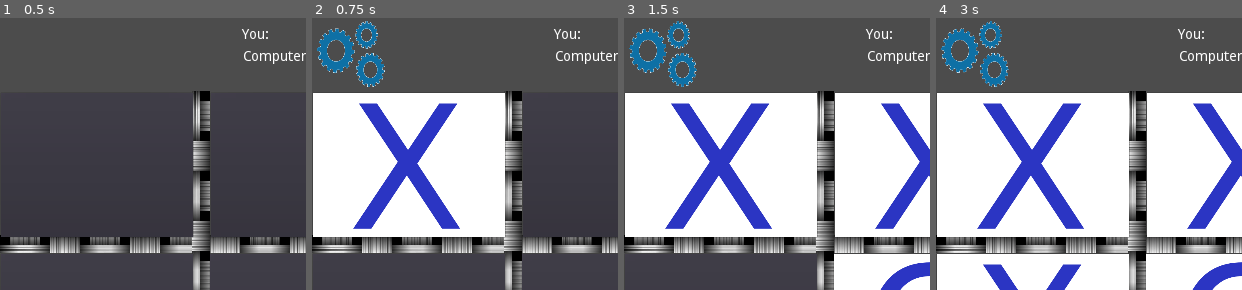
Above: before the commit, frames 1-4 (left to right).
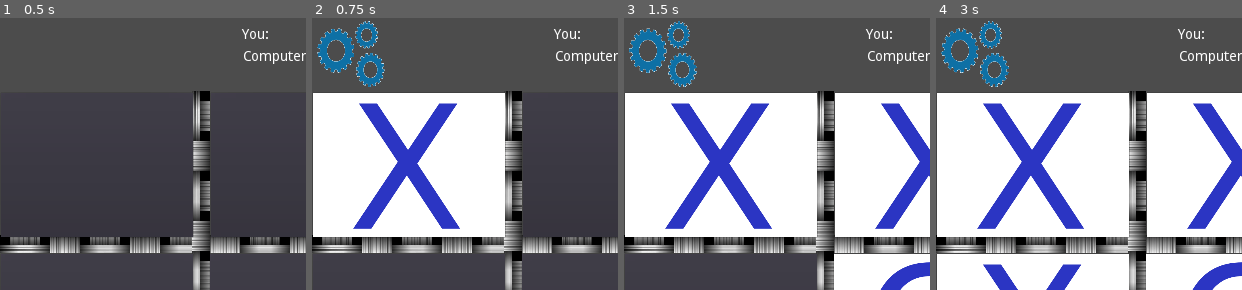
Above: after the commit, the same moments.

Repository: richardeigenmann/Godot-TicTacToe
Game: Godot game, scene res://Board.tscn
Same seed, same stepped clock (60 frames per second), same inputs: the game is played once before the commit and once after it.
Inputs (mouse positions are % of the whole screen's width and height, from its top left):
- Up to frame 1 (0.5 s): no input
- Up to frame 2 (0.75 s): click (16, 27) at 0.5 s
- Up to frame 3 (1.5 s): click (50, 27) at 1.25 s
- Up to frame 4 (3 s): click (84, 27) at 2 s; click (16, 57) at 2.75 s
The pictures show only the part of the screen within x 0-50%, y 0-50%; the shares and areas given below are measured in that part.

Frame 1 is identical in both runs. In frame 2, 0.8% of the frame differs, in the area x 1-24%, y 1-26%; in frame 3, 0.9%; in frame 4, 0.8%.

Commit message:
Separate Algo to independant nodes

Diff:
--- a/Board.gd
+++ b/Board.gd
@@ -5,7 +5,6 @@
 var humanPlayersTurn = true
 var playerState = X
 var computerState = O
-var emptyState = EMPTY
 var moves
 var tiles
 var humanWins = 0
@@ -55,18 +54,9 @@
 
 # Logic taken from Wikipedia: https://en.wikipedia.org/wiki/Tic-tac-toe
 func computerTurn():
-	if ! computerCanWin():
-		if ! computerMustBlock():
-			if ! computerTakesCenter():
-				if ! computerTakesEmptySide():
-					if ! computerTakesEmptyCorner():
-						if ! computerCreatesFork():
-							if ! computerMustBlockOpponentsFork():
-								if !computerTakesEmptySide():
-									! computerTakesOppositeCorner()
-
+	$WikipediaAlgo.playMove( computerState, playerState )
+	#$RandomAlgo.playMove( computerState )
 	moves += 1
-
 
 	if isWinner(computerState):
 		$WinnerLabel.text = "Computer\nwins!"
@@ -94,376 +84,51 @@
 		return true
 	return false
 
-func computerCanWin():
-	for row in range(3):
-		var tile = canWinRow( computerState, row )
-		if tile != null:
-			tile.setState( computerState )
-			print ("Rule 1: Win")
-			return true
-	for col in range(3):
-		var tile = canWinCol( computerState, col )
-		if tile != null:
-			tile.setState( computerState )
-			print ("Rule 1: Win")
-			return true
-	var tile = canWinDiagonal( computerState )
-	if tile != null:
-		tile.setState( computerState )
-		print ("Rule 1: Win")
-		return true
-	return false
+
 
 # Tests the row for the supplied player and returns the winning tile
-# @param testState The enum for X or O who would win the row
+# @param player The enum for X or O who would win the row
 # @param row the row [0..1] that should be tested
 # @return the winning tile, null if no win is possible
-func canWinRow( testState, row ):
-	if tiles[row*3].state == testState && tiles[row*3+1].state == testState && tiles[row*3+2].state == EMPTY:
+func canWinRow( player, row ):
+	if tiles[row*3].state == player && tiles[row*3+1].state == player && tiles[row*3+2].state == EMPTY:
 		return tiles[row*3+2]
-	elif tiles[row*3].state == testState && tiles[row*3+1].state == EMPTY && tiles[row*3+2].state == testState:
+	elif tiles[row*3].state == player && tiles[row*3+1].state == EMPTY && tiles[row*3+2].state == player:
 		return tiles[row*3+1]
-	elif tiles[row*3].state == EMPTY && tiles[row*3+1].state == testState && tiles[row*3+2].state == testState:
+	elif tiles[row*3].state == EMPTY && tiles[row*3+1].state == player && tiles[row*3+2].state == player:
 		return tiles[row*3]
 	return null
 
 # Tests the column for the supplied player and returns the winning tile
-# @param testState The enum for X or O who would win the column
+# @param player The enum for X or O who would win the column
 # @param col the col [0..1] that should be tested
 # @return the winning tile, null if no win is possible
-func canWinCol( testState, col ):
-	if tiles[col].state == testState && tiles[col+3].state == testState && tiles[col+6].state == EMPTY:
-		#tiles[col+6].setState(testState)
+func canWinCol( player, col ):
+	if tiles[col].state == player && tiles[col+3].state == player && tiles[col+6].state == EMPTY:
 		return tiles[col+6]
-	elif tiles[col].state == testState && tiles[col+3].state == EMPTY && tiles[col+6].state == testState:
-		#tiles[col+3].setState(testState)
+	elif tiles[col].state == player && tiles[col+3].state == EMPTY && tiles[col+6].state == player:
 		return tiles[col+3]
-	elif tiles[col].state == EMPTY && tiles[col+3].state == testState && tiles[col+6].state == testState:
-		#tiles[col].setState(testState)
+	elif tiles[col].state == EMPTY && tiles[col+3].state == player && tiles[col+6].state == player:
 		return tiles[col]
 	return null
 
 # Tests the diagonal for the supplied player and returns the winning tile
-# @param testState The enum for X or O who would win the diagonal
+# @param player The enum for X or O who would win the diagonal
 # @return the winning tile, null if no win is possible
-func canWinDiagonal( testState ):
-	if tiles[0].state == testState && tiles[4].state == testState && tiles[8].state == EMPTY:
-		#tiles[8].setState(testState)
+func canWinDiagonal( player ):
+	if tiles[0].state == player && tiles[4].state == player && tiles[8].state == EMPTY:
 		return tiles[8]
-	elif tiles[0].state == testState && tiles[4].state == EMPTY && tiles[8].state == testState:
-		#tiles[4].setState(testState)
+	elif tiles[0].state == player && tiles[4].state == EMPTY && tiles[8].state == player:
 		return tiles[4]
-	elif tiles[0].state == EMPTY && tiles[4].state == testState && tiles[8].state == testState:
-		#tiles[0].setState(testState)
+	elif tiles[0].state == EMPTY && tiles[4].state == player && tiles[8].state == player:
 		return tiles[0]
-	if tiles[2].state == testState && tiles[4].state == testState && tiles[6].state == EMPTY:
-		#tiles[6].setState(testState)
+	if tiles[2].state == player && tiles[4].state == player && tiles[6].state == EMPTY:
 		return tiles[6]
-	elif tiles[2].state == testState && tiles[4].state == EMPTY && tiles[6].state == testState:
-		#tiles[4].setState(testState)
+	elif tiles[2].state == player && tiles[4].state == EMPTY && tiles[6].state == player:
 		return tiles[4]
-	elif tiles[2].state == EMPTY && tiles[4].state == testState && tiles[6].state == testState:
-		#tiles[2].setState(testState)
+	elif tiles[2].state == EMPTY && tiles[4].state == player && tiles[6].state == player:
 		return tiles[2]
 	return null
-
-func computerMustBlock():
-	for row in range(3):
-		if computerMustBlockRow( row ):
-			print ("Rule 2: Block opponent")
-			return true
-	for col in range(3):
-		if computerMustBlockCol( col ):
-			print ("Rule 2: Block opponent")
-			return true
-	return computerMustBlockDiagonals()
-
-func computerMustBlockRow( row ):
-	if tiles[row*3].state == playerState && tiles[row*3+1].state == playerState && tiles[row*3+2].state == EMPTY:
-		tiles[row*3+2].setState(computerState)
-		return true
-	elif tiles[row*3].state == playerState && tiles[row*3+1].state == EMPTY && tiles[row*3+2].state == playerState:
-		tiles[row*3+1].setState(computerState)
-		return true
-	elif tiles[row*3].state == EMPTY && tiles[row*3+1].state == playerState && tiles[row*3+2].state == playerState:
-		tiles[row*3].setState(computerState)
-		return true
-	return false
-
-func computerMustBlockCol( col ):
-	if tiles[col].state == playerState && tiles[col+3].state == playerState && tiles[col+6].state == EMPTY:
-		tiles[col+6].setState(computerState)
-		return true
-	elif tiles[col].state == playerState && tiles[col+3].state == EMPTY && tiles[col+6].state == playerState:
-		tiles[col+3].setState(computerState)
-		return true
-	elif tiles[col].state == EMPTY && tiles[col+3].state == playerState && tiles[col+6].state == playerState:
-		tiles[col].setState(computerState)
-		return true
-
-func computerMustBlockDiagonals():
-	if tiles[0].state == playerState && tiles[4].state == playerState && tiles[8].state == EMPTY:
-		tiles[8].setState(computerState)
-		print ("Rule 2: Block opponent")
-		return true
-	elif tiles[0].state == playerState && tiles[4].state == EMPTY && tiles[8].state == playerState:
-		tiles[4].setState(computerState)
-		print ("Rule 2: Block opponent")
-		return true
-	elif tiles[0].state == EMPTY && tiles[4].state == playerState && tiles[8].state == playerState:
-		tiles[0].setState(computerState)
-		print ("Rule 2: Block opponent")
-		return true
-	if tiles[2].state == playerState && tiles[4].state == playerState && tiles[6].state == EMPTY:
-		tiles[6].setState(computerState)
-		print ("Rule 2: Block opponent")
-		return true
-	elif tiles[2].state == playerState && tiles[4].state == EMPTY && tiles[6].state == playerState:
-		tiles[4].setState(computerState)
-		print ("Rule 2: Block opponent")
-		return true
-	elif tiles[2].state == EMPTY && tiles[4].state == playerState && tiles[6].state == computerState:
-		tiles[2].setState(computerState)
-		print ("Rule 2: Block opponent")
-		return true
-
-func computerCreatesFork():
-	if takeFork(computerState, computerState):
-		print ("Rule 3: Fork")
-		return true
-	return false
-
-func computerMustBlockOpponentsFork():
-	if takeFork(playerState, computerState):
-		print ("Rule 4: Block Fork")
-		return true
-	return false
-
-# A Fork is defined as "If there are two intersecting rows, columns, or diagonals
-# with one of my pieces and two blanks, and the intersecting space is empty,
-# then move to the insersecting space thus creating two ways to wind on my next turn
-# from http://onlinelibrary.wiley.com/doi/10.1207/s15516709cog1704_3/epdf
-func takeFork(forkPlayer, takePlayer):
-	for row in range(3):
-		for col in range(3):
-			if takeForkRowCol(forkPlayer, takePlayer, row, col):
-				return true
-		if takeForkLeftDiagonalRow(forkPlayer, takePlayer, row):
-			return true
-		if takeForkRightDiagonalRow(forkPlayer, takePlayer, row):
-			return true
-		if takeForkLeftDiagonalColumn(forkPlayer, takePlayer, row):
-			return true
-		if takeForkRightDiagonalColumn(forkPlayer, takePlayer, row):
-			return true
-	return false
-
-func takeForkRowCol(forkPlayer, takePlayer, row, col):
-	var intersection = row*3 + col
-	var h1
-	var h2
-	var v1
-	var v2
-
-	if col == 0:
-		h1 = row * 3 + 1
-		h2 = row * 3 + 2
-	elif col == 1:
-		h1 = row * 3 + 0
-		h2 = row * 3 + 2
-	else:
-		h1 = row * 3 + 0
-		h2 = row * 3 + 1
-
-	if row == 0:
-		v1 = (row + 1) * 3 + col
-		v2 = (row + 2) * 3 + col
-	elif row == 1:
-		v1 = (row - 1) * 3 + col
-		v2 = (row + 1) * 3 + col
-	else:
-		v1 = (row -2) * 3 + col
-		v2 = (row -1) * 3 + col
-
-	return takeForkIfPossible(forkPlayer, takePlayer, intersection, h1, h2, v1, v2)
-
-
-func takeForkLeftDiagonalRow(forkPlayer, takePlayer, row):
-	var intersection = row * 3 + row
-	var h1
-	var h2
-	var v1
-	var v2
-
-	if row == 0:
-		h1 = 1
-		h2 = 2
-		v1 = 4
-		v2 = 8
-	elif row == 1:
-		h1 = 3
-		h2 = 5
-		v1 = 0
-		v2 = 8
-	else:
-		h1 = 6
-		h2 = 7
-		v1 = 0
-		v2 = 4
-
-	return takeForkIfPossible(forkPlayer, takePlayer, intersection, h1, h2, v1, v2)
-
-func takeForkRightDiagonalRow(forkPlayer, takePlayer, row):
-	var intersection = row * 3 + (3 - row)
-	var h1
-	var h2
-	var v1
-	var v2
-
-	if row == 0:
-		h1 = 0
-		h2 = 1
-		v1 = 4
-		v2 = 6
-	elif row == 1:
-		h1 = 3
-		h2 = 5
-		v1 = 2
-		v2 = 6
-	else:
-		h1 = 7
-		h2 = 8
-		v1 = 2
-		v2 = 4
-
-	return takeForkIfPossible(forkPlayer, takePlayer, intersection, h1, h2, v1, v2)
-
-func takeForkRightDiagonalColumn(forkPlayer, takePlayer, col):
-	var intersection = (2 - col) * 3 + col
-	var h1
-	var h2
-	var v1
-	var v2
-
-	if col == 0:
-		h1 = 0
-		h2 = 3
-		v1 = 2
-		v2 = 4
-	elif col == 1:
-		h1 = 1
-		h2 = 7
-		v1 = 2
-		v2 = 6
-	else:
-		h1 = 5
-		h2 = 8
-		v1 = 6
-		v2 = 4
-
-	return takeForkIfPossible(forkPlayer, takePlayer, intersection, h1, h2, v1, v2)
-
-
-func takeForkLeftDiagonalColumn(forkPlayer, takePlayer, col):
-	var intersection = col * 3 + col
-	var h1
-	var h2
-	var v1
-	var v2
-
-	if col == 0:
-		h1 = 3
-		h2 = 6
-		v1 = 4
-		v2 = 8
-	elif col == 1:
-		h1 = 1
-		h2 = 7
-		v1 = 0
-		v2 = 8
-	else:
-		h1 = 2
-		h2 = 5
-		v1 = 0
-		v2 = 4
-
-	return takeForkIfPossible(forkPlayer, takePlayer, intersection, h1, h2, v1, v2)
-
-
-# Takes the fork for the takePlayer if the intersection is EMPTY and one of
-# the two others in the row is empty and forkPlayer's and one of the tho others
-# in the vertical is EMPTY and forkPlayer's
-func takeForkIfPossible(forkPlayer, takePlayer, intersection, h1, h2, v1, v2):
-	if tiles[intersection].state == EMPTY \
-			&& ( ( tiles[h1].state == forkPlayer && tiles[h2].state == EMPTY ) \
-				|| ( tiles[h1].state == EMPTY && tiles[h2].state == forkPlayer ) ) \
-			&& ( ( tiles[v1].state == forkPlayer && tiles[v2].state == EMPTY ) \
-				|| ( tiles[v1].state == EMPTY && tiles[v2].state == forkPlayer ) ):
-		tiles[intersection].setState(takePlayer);
-		return true
-	return false
-
-
-func computerTakesCenter():
-	if tiles[4].state == EMPTY:
-		tiles[4].setState(computerState)
-		print("Rule 5: Take Center")
-		return true
-	return false
-
-func computerTakesOppositeCorner():
-	if (tiles[0].state == playerState) && (tiles[8].state == EMPTY):
-		tiles[8].setState(computerState)
-		print("Rule 6: Take opposite corner")
-		return true
-	if (tiles[2].state == playerState) && (tiles[6].state == EMPTY):
-		tiles[6].setState(computerState)
-		print("Rule 6: Take opposite corner")
-		return true
-	if (tiles[8].state == playerState) && (tiles[0].state == EMPTY):
-		tiles[0].setState(computerState)
-		print("Rule 6: Take opposite corner")
-		return true
-	if (tiles[6].state == playerState) && (tiles[2].state == EMPTY):
-		tiles[2].setState(computerState)
-		print("Rule 6: Take opposite corner")
-		return true
-
-func computerTakesEmptyCorner():
-	if tiles[0].state == EMPTY:
-		tiles[0].setState(computerState)
-		print("Rule 7: Take empty corner")
-		return true
-	if tiles[2].state == EMPTY:
-		tiles[2].setState(computerState)
-		print("Rule 7: Take empty corner")
-		return true
-	if tiles[8].state == EMPTY:
-		tiles[8].setState(computerState)
-		print("Rule 7: Take empty corner")
-		return true
-	if tiles[6].state == EMPTY:
-		tiles[6].setState(computerState)
-		print("Rule 7: Take empty corner")
-		return true
-
-func computerTakesEmptySide():
-	if tiles[1].state == EMPTY:
-		tiles[1].setState(computerState)
-		print("Rule 8: Take empty side")
-		return true
-	if tiles[3].state == EMPTY:
-		tiles[3].setState(computerState)
-		print("Rule 8: Take empty side")
-		return true
-	if tiles[5].state == EMPTY:
-		tiles[5].setState(computerState)
-		print("Rule 8: Take empty side")
-		return true
-	if tiles[7].state == EMPTY:
-		tiles[7].setState(computerState)
-		print("Rule 8: Take empty side")
-		return true
 
 func printStates():
 	print ("PrintStates")
--- a/Board.tscn
+++ b/Board.tscn
@@ -7,6 +7,8 @@
 [ext_resource path="res://Font.tres" type="DynamicFont" id=5]
 [ext_resource path="res://NewGameFont.tres" type="DynamicFont" id=6]
 [ext_resource path="res://assets/Gears.tres" type="SpriteFrames" id=7]
+[ext_resource path="res://WikipediaAlgo.gd" type="Script" id=8]
+[ext_resource path="res://RandomAlgo.gd" type="Script" id=9]
 
 [node name="Board" type="Node" index="0"]
 
@@ -249,7 +251,7 @@
 scale = Vector2( 0.303441, 0.362493 )
 frames = ExtResource( 7 )
 animation = "default"
-frame = 36
+frame = 31
 playing = true
 
 [node name="YouLabel" type="Label" parent="." index="17"]
@@ -338,6 +340,14 @@
 lines_skipped = 0
 max_lines_visible = -1
 
+[node name="WikipediaAlgo" type="Node" parent="." index="21"]
+
+script = ExtResource( 8 )
+
+[node name="RandomAlgo" type="Node" parent="." index="22"]
+
+script = ExtResource( 9 )
+
 [connection signal="pressed" from="NewGameButton" to="." method="_on_NewGameButton_pressed"]
 
 [connection signal="timeout" from="ComputerThinkTimer" to="." method="_on_ComputerThinkTimer_timeout"]
--- /dev/null
+++ b/RandomAlgo.gd
@@ -0,0 +1,28 @@
+extends Node
+
+var myBoard
+
+func _ready():
+	myBoard = get_node("/root/Board")
+	randomize()
+
+func playMove( player, opponent ):
+	var array = [0,1,2,3,4,5,6,7,8]
+	var shuffledList = shuffleList( array )
+	print ("shuffledList: ", shuffledList)
+	for i in range(shuffledList.size()):
+		print (i, " -> ", shuffledList[i])
+		if myBoard.tiles[shuffledList[i]].state == myBoard.EMPTY:
+			print ("Setting shuffledList[i]: ", shuffledList[i])
+			myBoard.tiles[shuffledList[i]].setState( player )
+			return
+
+func shuffleList(list):
+	var shuffledList = []
+	var indexList = range(list.size())
+	for i in range(list.size()):
+		var x = randi()%indexList.size()
+		shuffledList.append(list[x])
+		indexList.remove(x)
+		list.remove(x)
+	return shuffledList
--- /dev/null
+++ b/WikipediaAlgo.gd
@@ -0,0 +1,327 @@
+extends Node
+
+var myBoard
+
+func _ready():
+	myBoard = get_node("/root/Board")
+
+func playMove( player, opponent ):
+	if ! playerCanWin( player ):
+		if ! playerMustBlock( player, opponent ):
+			if ! createFork( player ):
+				if ! blockOpponentFork( player, opponent ):
+					if ! takeCenter( player ):
+						if ! takeOppositeCorner( player, opponent):
+							if ! takeEmptyCorner( player ):
+								takeEmptySide( player )
+
+func playerCanWin( player ):
+	for row in range(3):
+		var tile = myBoard.canWinRow( player, row )
+		if tile != null:
+			tile.setState( player )
+			print ("Rule 1: Win")
+			return true
+	for col in range(3):
+		var tile = myBoard.canWinCol( player, col )
+		if tile != null:
+			tile.setState( player )
+			print ("Rule 1: Win")
+			return true
+	var tile = myBoard.canWinDiagonal( player )
+	if tile != null:
+		tile.setState( player )
+		print ("Rule 1: Win")
+		return true
+	return false
+
+func playerMustBlock( player, opponent ):
+	for row in range(3):
+		var tile = myBoard.canWinRow( opponent, row )
+		if tile != null:
+			tile.setState( player )
+			return true
+	for col in range(3):
+		var tile = myBoard.canWinCol( opponent, col )
+		if tile != null:
+			tile.setState( player )
+			return true
+	var tile = myBoard.canWinDiagonal( opponent )
+	if tile != null:
+		tile.setState( player )
+		return true
+	return false
+
+func takeCenter( player ):
+	if myBoard.tiles[4].state == myBoard.EMPTY:
+		myBoard.tiles[4].setState( player )
+		print("Rule 5: Take Center")
+		return true
+	return false
+
+func createFork( player ):
+	if takeFork( player, player ):
+		print ("Rule 3: Fork")
+		return true
+	return false
+
+# A Fork is defined as "If there are two intersecting rows, columns, or diagonals
+# with one of my pieces and two blanks, and the intersecting space is empty,
+# then move to the insersecting space thus creating two ways to wind on my next turn
+# from http://onlinelibrary.wiley.com/doi/10.1207/s15516709cog1704_3/epdf
+func takeFork(forkPlayer, takePlayer):
+	for row in range(3):
+		for col in range(3):
+			if takeForkRowCol(forkPlayer, takePlayer, row, col):
+				return true
+		if takeForkLeftDiagonalRow(forkPlayer, takePlayer, row):
+			return true
+		if takeForkRightDiagonalRow(forkPlayer, takePlayer, row):
+			return true
+		if takeForkLeftDiagonalColumn(forkPlayer, takePlayer, row):
+			return true
+		if takeForkRightDiagonalColumn(forkPlayer, takePlayer, row):
+			return true
+	return false
+
+
+func isForkRowCol( player, row, col ):
+	var intersection = row*3 + col
+	var h1
+	var h2
+	var v1
+	var v2
+
+	if col == 0:
+		h1 = row * 3 + 1
+		h2 = row * 3 + 2
+	elif col == 1:
+		h1 = row * 3 + 0
+		h2 = row * 3 + 2
+	else:
+		h1 = row * 3 + 0
+		h2 = row * 3 + 1
+
+	if row == 0:
+		v1 = (row + 1) * 3 + col
+		v2 = (row + 2) * 3 + col
+	elif row == 1:
+		v1 = (row - 1) * 3 + col
+		v2 = (row + 1) * 3 + col
+	else:
+		v1 = (row -2) * 3 + col
+		v2 = (row -1) * 3 + col
+
+	return isFork( player, intersection, h1, h2, v1, v2 )
+
+
+func takeForkRowCol(forkPlayer, takePlayer, row, col):
+	if isForkRowCol( forkPlayer, row, col ):
+		var intersection = row*3 + col
+		myBoard.tiles[intersection].setState(takePlayer)
+		return true
+	return false
+
+
+# Returns if the situation is a for for the player
+# The intersection must be EMPTY and each of the lines (a & b)
+# must have one tile EMPTY and the other set to the player
+func isFork( player, intersection, a1, a2, b1, b2):
+	return myBoard.tiles[intersection].state == myBoard.EMPTY \
+			&& ( ( myBoard.tiles[a1].state == player && myBoard.tiles[a2].state == myBoard.EMPTY ) \
+				|| ( myBoard.tiles[a1].state == myBoard.EMPTY && myBoard.tiles[a2].state == player ) ) \
+			&& ( ( myBoard.tiles[b1].state == player && myBoard.tiles[b2].state == myBoard.EMPTY ) \
+				|| ( myBoard.tiles[b1].state == myBoard.EMPTY && myBoard.tiles[b2].state == player ) )
+
+# Takes the fork for the takePlayer if forkPlayer has a
+# fork on the supplied the intersection of lines a and b
+func takeForkIfPossible(forkPlayer, takePlayer, intersection, a1, a2, b1, b2):
+	if isFork(forkPlayer, intersection, a1, a2, b1, b2):
+		myBoard.tiles[intersection].setState(takePlayer)
+		return true
+	return false
+
+func isForkLeftDiagonalRow( player, row ):
+	var intersection = row * 3 + row
+	var a1
+	var a2
+	var b1
+	var b2
+
+	if row == 0:
+		a1 = 1
+		a2 = 2
+		b1 = 4
+		b2 = 8
+	elif row == 1:
+		a1 = 3
+		a2 = 5
+		b1 = 0
+		b2 = 8
+	else:
+		a1 = 6
+		a2 = 7
+		b1 = 0
+		b2 = 4
+
+	return isFork( player, intersection, a1, a2, b1, b2 )
+
+
+func takeForkLeftDiagonalRow( forkPlayer, takePlayer, row ):
+	if isForkLeftDiagonalRow( forkPlayer, row ):
+		var intersection = row * 3 + row
+		myBoard.tiles[intersection].setState(takePlayer)
+		return true
+	return false
+
+
+func isForkRightDiagonalRow( player, row ):
+	var intersection = row * 3 + (3 - row)
+	var a1
+	var a2
+	var b1
+	var b2
+
+	if row == 0:
+		a1 = 0
+		a2 = 1
+		b1 = 4
+		b2 = 6
+	elif row == 1:
+		a1 = 3
+		a2 = 5
+		b1 = 2
+		b2 = 6
+	else:
+		a1 = 7
+		a2 = 8
+		b1 = 2
+		b2 = 4
+
+	return isFork( player, intersection, a1, a2, b1, b2)
+
+
+func takeForkRightDiagonalRow( forkPlayer, takePlayer, row ):
+	if isForkRightDiagonalRow( forkPlayer, row ):
+		var intersection = row * 3 + (3 - row)
+		myBoard.tiles[intersection].setState(takePlayer)
+	return false
+
+func takeForkRightDiagonalColumn(forkPlayer, takePlayer, col):
+	var intersection = (2 - col) * 3 + col
+	var h1
+	var h2
+	var v1
+	var v2
+
+	if col == 0:
+		h1 = 0
+		h2 = 3
+		v1 = 2
+		v2 = 4
+	elif col == 1:
+		h1 = 1
+		h2 = 7
+		v1 = 2
+		v2 = 6
+	else:
+		h1 = 5
+		h2 = 8
+		v1 = 6
+		v2 = 4
+
+	return takeForkIfPossible(forkPlayer, takePlayer, intersection, h1, h2, v1, v2)
+
+
+func takeForkLeftDiagonalColumn(forkPlayer, takePlayer, col):
+	var intersection = col * 3 + col
+	var h1
+	var h2
+	var v1
+	var v2
+
+	if col == 0:
+		h1 = 3
+		h2 = 6
+		v1 = 4
+		v2 = 8
+	elif col == 1:
+		h1 = 1
+		h2 = 7
+		v1 = 0
+		v2 = 8
+	else:
+		h1 = 2
+		h2 = 5
+		v1 = 0
+		v2 = 4
+
+	return takeForkIfPossible(forkPlayer, takePlayer, intersection, h1, h2, v1, v2)
+
+# Blocking an opponent's fork: If there is only one possible fork for the opponent,
+# the player should block it. Otherwise, the player should block any forks in any
+# way that simultaneously allows them to create two in a row. Otherwise, the player
+# should create a two in a row to force the opponent into defending, as long as it
+# doesn't result in them creating a fork. For example, if "X" has two opposite corners
+# and "O" has the center, "O" must not play a corner in order to win. (Playing a corner
+# in this scenario creates a fork for "X" to win.)
+func blockOpponentFork( player, opponent ):
+	if takeFork( opponent, player ):
+		print ("Rule 4: Block Fork")
+		return true
+	return false
+
+
+func takeOppositeCorner( player, opponent ):
+	if (myBoard.tiles[0].state == opponent) && (myBoard.tiles[8].state == myBoard.EMPTY):
+		myBoard.tiles[8].setState( player )
+		print("Rule 6: Take opposite corner")
+		return true
+	if (myBoard.tiles[2].state == opponent) && (myBoard.tiles[6].state == myBoard.EMPTY):
+		myBoard.tiles[6].setState( player )
+		print("Rule 6: Take opposite corner")
+		return true
+	if (myBoard.tiles[8].state == opponent) && (myBoard.tiles[0].state == myBoard.EMPTY):
+		myBoard.tiles[0].setState( player )
+		print("Rule 6: Take opposite corner")
+		return true
+	if (myBoard.tiles[6].state == opponent) && (myBoard.tiles[2].state == myBoard.EMPTY):
+		myBoard.tiles[2].setState( player )
+		print("Rule 6: Take opposite corner")
+		return true
+
+func takeEmptyCorner( player ):
+	if myBoard.tiles[0].state == myBoard.EMPTY:
+		myBoard.tiles[0].setState( player )
+		print("Rule 7: Take empty corner")
+		return true
+	if myBoard.tiles[2].state == myBoard.EMPTY:
+		myBoard.tiles[2].setState( player )
+		print("Rule 7: Take empty corner")
+		return true
+	if myBoard.tiles[8].state == myBoard.EMPTY:
+		myBoard.tiles[8].setState( player )
+		print("Rule 7: Take empty corner")
+		return true
+	if myBoard.tiles[6].state == myBoard.EMPTY:
+		myBoard.tiles[6].setState( player )
+		print("Rule 7: Take empty corner")
+		return true
+
+func takeEmptySide( player ):
+	if myBoard.tiles[1].state == myBoard.EMPTY:
+		myBoard.tiles[1].setState( player )
+		print("Rule 8: Take empty side")
+		return true
+	if myBoard.tiles[3].state == myBoard.EMPTY:
+		myBoard.tiles[3].setState( player )
+		print("Rule 8: Take empty side")
+		return true
+	if myBoard.tiles[5].state == myBoard.EMPTY:
+		myBoard.tiles[5].setState( player )
+		print("Rule 8: Take empty side")
+		return true
+	if myBoard.tiles[7].state == myBoard.EMPTY:
+		myBoard.tiles[7].setState( player )
+		print("Rule 8: Take empty side")
+		return true
Not shown: 1 places in Board.tscn that only renumber resources
